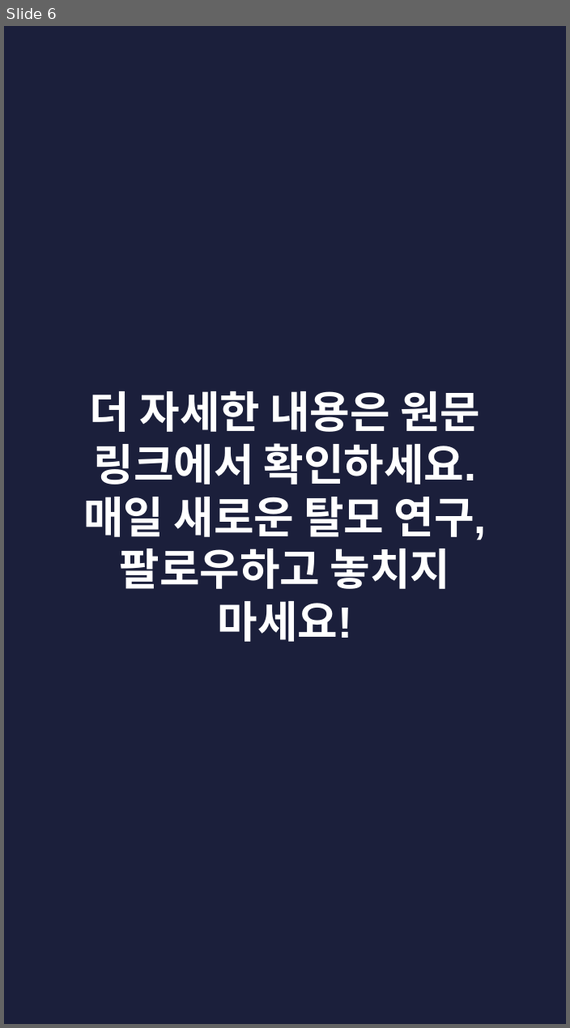
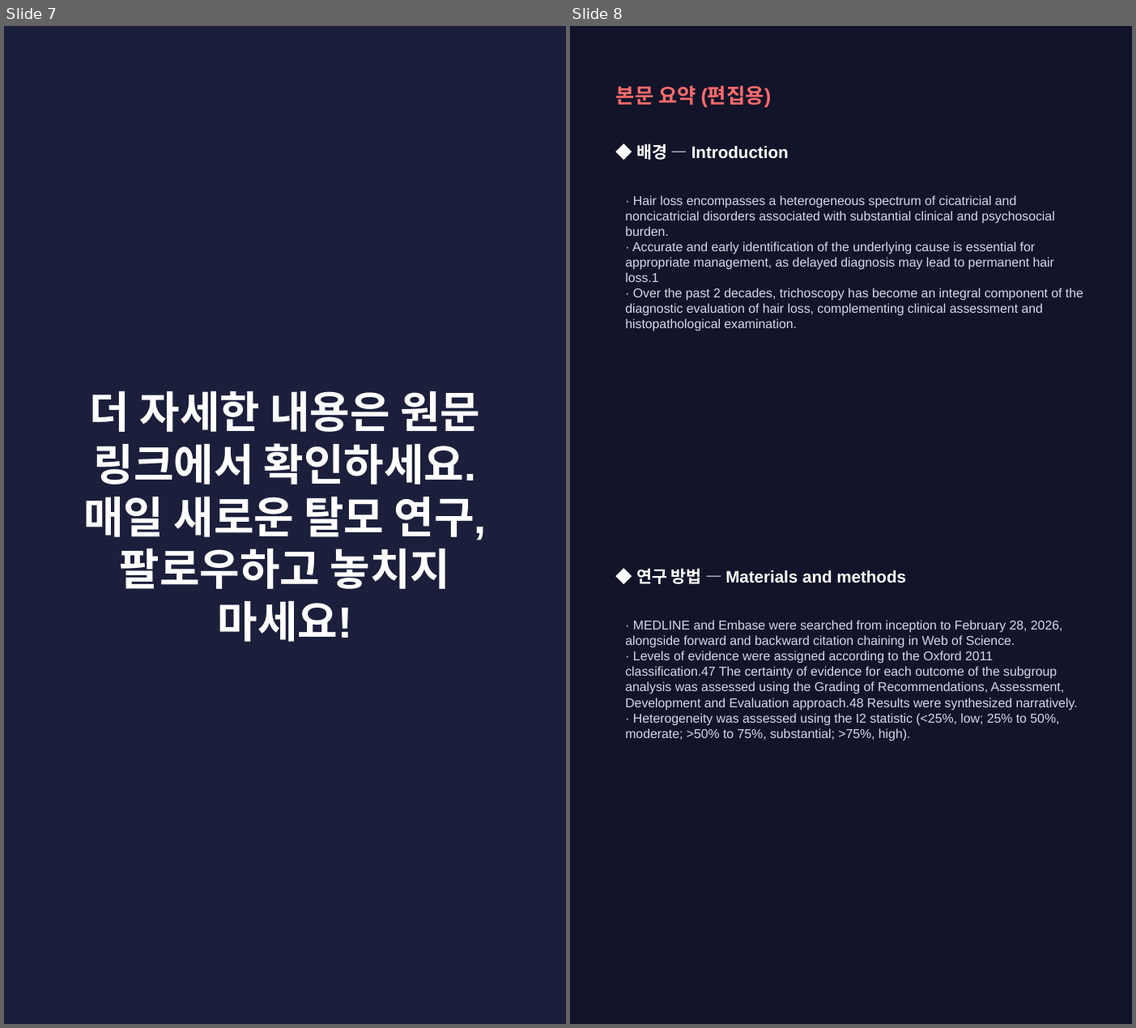
Before and after one commit to hyokang2010-BJ-ANTH/product-builder-test, a slide deck: pwa/data/latest/slides.pptx. Shown side by side, each under a label of ours: slide 6 before the commit, slides 7 and 8 after it. The pictures are 570x1028 and 1136x1028 pixels, drawn with LibreOffice and Linux fonts; fonts in the diff are those of the drawing. Boxes give left, top, right and bottom in pixels: in the first picture for what was removed or moved away, otherwise in the second. Text is boxed around its words. In the diff, an @@ line names an element or a change of style, - is before the commit and + after.

```diff
--- a/pwa/data/latest/slides.pptx
+++ b/pwa/data/latest/slides.pptx
@@ slide 8 added at box(570, 26, 1132, 1024), background #12142A @@
@@ text added at box(616, 85, 772, 108), 16 pt, text #FF6B6B, bold @@
+본문 요약 (편집용)
@@ text added at box(636, 143, 789, 160), 13 pt, text #FFFFFF, bold @@
+◆ 배경 — Introduction
@@ text added at box(625, 195, 1084, 331), 10 pt, text #D5D8EA @@
+· Hair loss encompasses a heterogeneous spectrum of cicatricial and noncicatricial disorders associated with substantial clinical and psychosocial burden.
+· Accurate and early identification of the underlying cause is essential for appropriate management, as delayed diagnosis may lead to permanent hair loss.1
+· Over the past 2 decades, trichoscopy has become an integral component of the diagnostic evaluation of hair loss, complementing clinical assessment and histopathological examination.
@@ text added at box(636, 568, 906, 584), 13 pt, text #FFFFFF, bold @@
+◆ 연구 방법 — Materials and methods
@@ text added at box(625, 620, 1078, 741), 10 pt, text #D5D8EA @@
+· MEDLINE and Embase were searched from inception to February 28, 2026, alongside forward and backward citation chaining in Web of Science.
+· Levels of evidence were assigned according to the Oxford 2011 classification.47 The certainty of evidence for each outcome of the subgroup analysis was assessed using the Grading of Recommendations, Assessment, Development and Evaluation approach.48 Results were synthesized narratively.
+· Heterogeneity was assessed using the I2 statistic (<25%, low; 25% to 50%, moderate; >50% to 75%, substantial; >75%, high).
@@ what was slide 6 is now slide 7 @@
```
Also in this commit, not shown: 2 slides changed, 6 other slides added, 5 slides removed, 28 other files.
